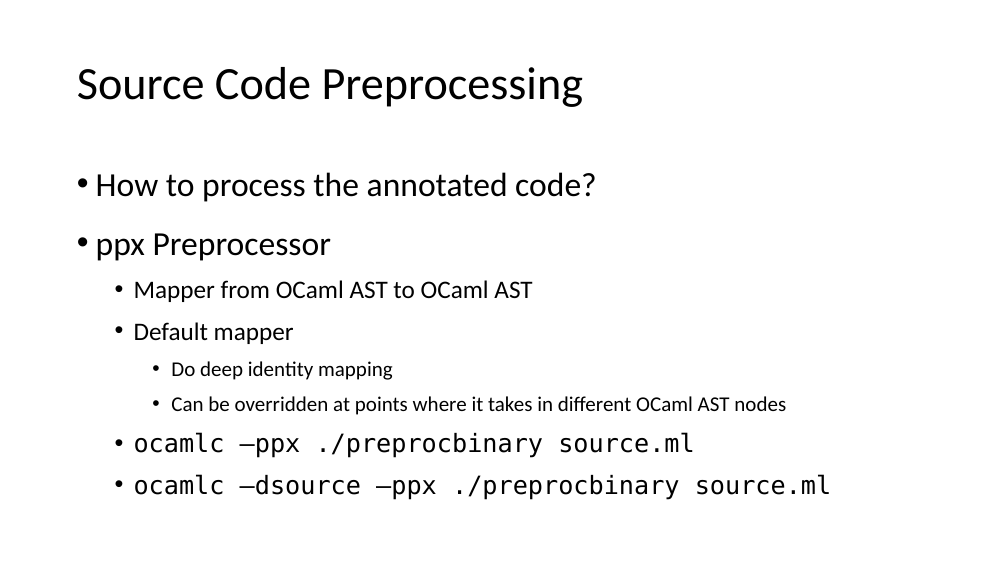
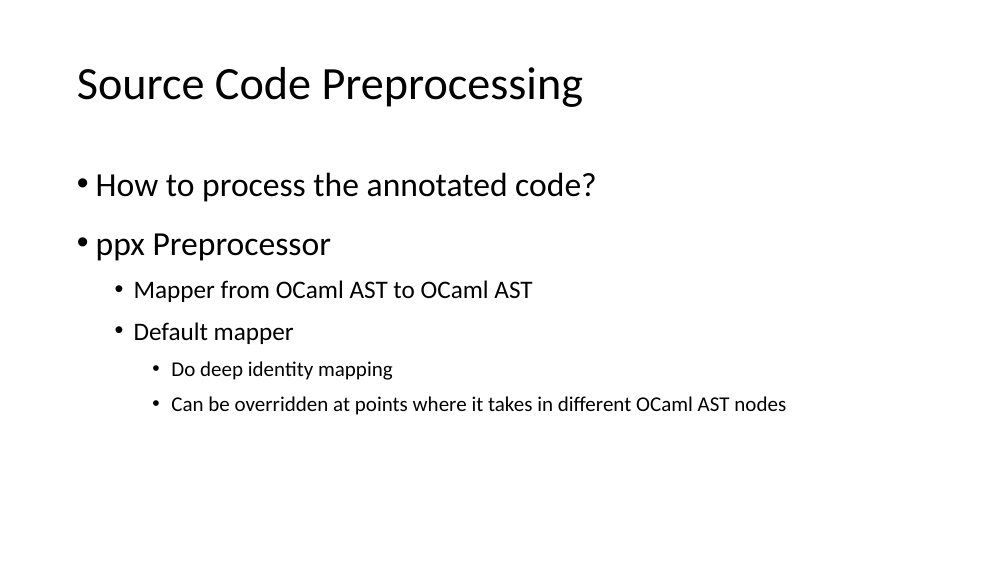
Before and after one commit to ackoroa/ppx_toMeta, a slide deck: slide 43 of report/Automated Meta-Programming to Support High Performance OCaml Codes.pptx (slide 48 before the commit). Drawn at 1008x567 pixels with LibreOffice and Linux fonts; fonts in the diff are those of the drawing. Boxes give left, top, right and bottom in pixels: in the first picture for what was removed or moved away, otherwise in the second. Text is boxed around its words. In the diff, an @@ line names an element or a change of style, - is before the commit and + after.

```diff
--- a/report/Automated Meta-Programming to Support High Performance OCaml Codes.pptx
+++ b/report/Automated Meta-Programming to Support High Performance OCaml Codes.pptx
@@ text at [134, 432, 832, 500]: paragraphs removed @@
-  • ocamlc –ppx ./preprocbinary source.ml
-  • ocamlc –dsource –ppx ./preprocbinary source.ml
```
Also in this commit, not shown: 8 other slides changed, 3 slides added, 1 other file.
